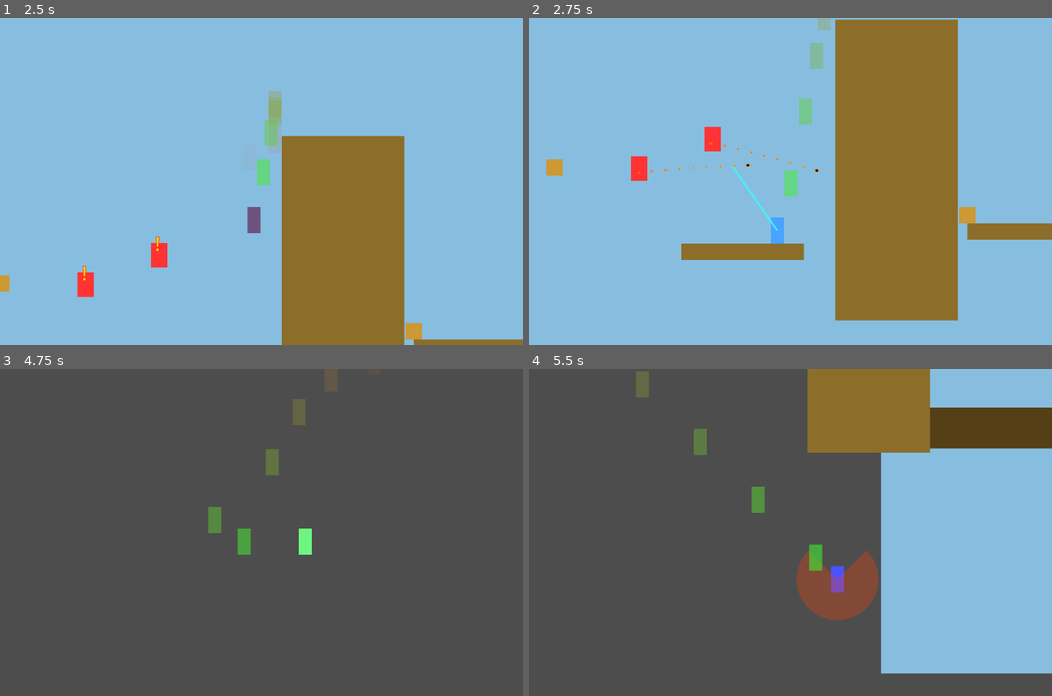
Above: before the commit, frames 1-4 (two rows, left to right).
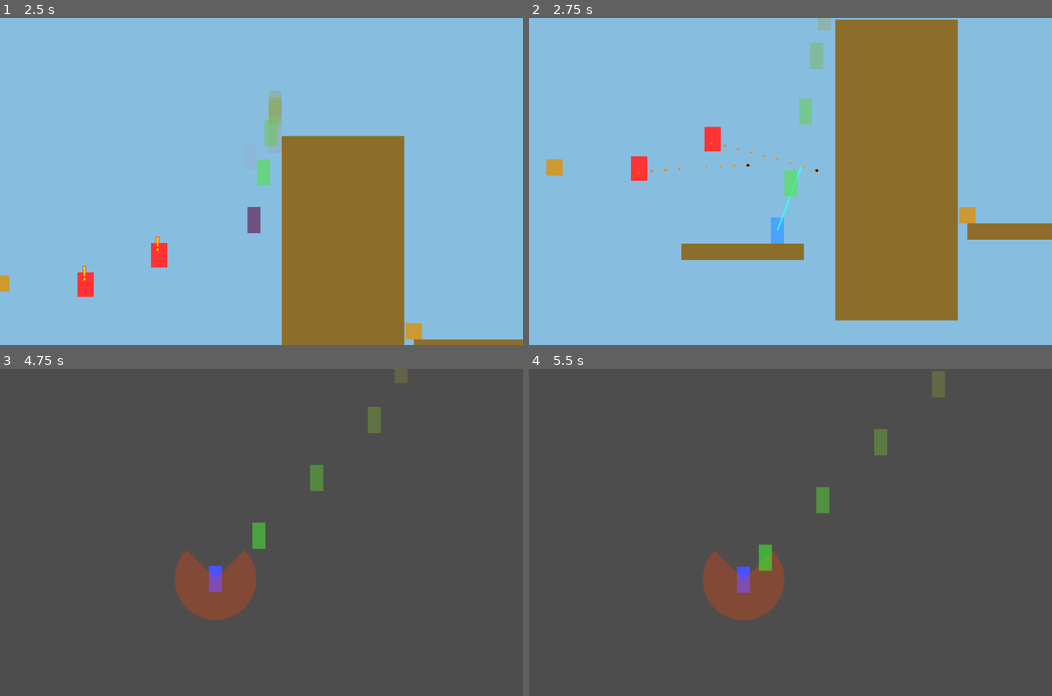
Above: after the commit, the same moments.

Repository: WenyeZhou51/MinuteMark
Game: Godot game, scene res://level.tscn
Two runs of this game, one before a commit and one after it. Both use one fixed random seed, a clock stepped at 60 frames per second and the inputs below.
Inputs:
- Up to frame 1 (2.5 s): hold K (jump) 0.53-1.28 s; hold W (move_up) 0.53-2.03 s; tap Shift (run) at 0.6, 1.55 s; tap K (jump) at 1.35, 1.52, 1.82 s; hold A (move_left) from 2.03 s (still down); hold K (jump) from 2.03 s (still down); tap J (melee_attack) at 2.1 s
- Up to frame 2 (2.75 s): keep holding A (move_left); keep holding K (jump)
- Up to frame 3 (4.75 s): release K (jump) at 2.78 s; tap Shift (run) at 2.85, 3.6, 4.55 s; tap K (jump) at 3.02, 3.32, 4.35, 4.52 s; release A (move_left) at 3.53 s; hold S (move_down) 3.53-4.28 s; hold K (jump) 3.53-4.28 s; hold D (move_right) from 4.28 s (still down)
- Up to frame 4 (5.5 s): tap K (jump) at 4.82 s; release D (move_right) at 5.03 s; hold W (move_up) from 5.03 s (still down); hold K (jump) from 5.03 s (still down); tap J (melee_attack) at 5.1 s

Frame 1 is identical in both runs. In frame 2, 0.1% of the frame differs, in the area x 38-53%, y 45-66%; in frame 3, 3.8%; in frame 4, 40%, in the area x 20-100%, y 0-94%.

Commit message:
saving before adding shaders

Diff:
--- a/level.tscn
+++ b/level.tscn
@@ -75,6 +75,8 @@
 attack_cooldown = 0.1
 parry_detection_range = 200.0
 bullet_hit_grace_period = 0.2
+parry_time_scale = 0.1
+parry_time_duration = 0.05
 kick_object_detection_range = 150.0
 kick_object_cone_angle = 120.0
 dive_speed = 1500.0
--- a/player.gd
+++ b/player.gd
@@ -120,6 +120,9 @@
 @export var parry_detection_range: float = 100.0  ## Range to detect bullets for parrying
 @export var parry_angle_cone: float = 120.0  ## Cone angle in front of player for bullet detection (degrees)
 @export var bullet_hit_grace_period: float = 0.1  ## Time window to press kick after being hit by bullet to parry instead of taking hitstun (seconds)
+@export var parry_time_scale: float = 0.2  ## Time scale during parry (0.2 = 80% slower, 1.0 = normal speed)
+@export var parry_time_duration: float = 0.3  ## Duration of time slowdown effect during parry (seconds in real time)
+@export var parry_vertical_boost: float = 300.0  ## Upward velocity boost given to player on successful parry
 
 # KICK OBJECT CONFIGURATION
 @export_group("Kick Object")
@@ -194,6 +197,8 @@
 var bullet_grace_period_active: bool = false  # Is bullet hit grace period currently active
 var bullet_grace_period_timer: float = 0.0  # Time remaining in bullet grace period
 var bullet_that_hit: Node2D = null  # Bullet that triggered grace period
+var parry_time_slowdown_active: bool = false  # Is time slowdown effect active from parry
+var parry_time_slowdown_timer: float = 0.0  # Time remaining for time slowdown effect (real time)
 
 # Dash state variables
 var is_ground_sliding: bool = false  # Is player currently ground sliding
@@ -208,6 +213,7 @@
 var is_slide_jump_available: bool = false  # Can player perform empowered jump from slide
 var is_invulnerable: bool = false  # Is player currently invulnerable (during dashes)
 var run_input_just_pressed: bool = false  # Track if run input was just pressed this frame
+var air_dash_available: bool = true  # Is air dash available (resets on ground/wall/kick parry/dive)
 
 # Dive state variables
 var is_diving: bool = false  # Is player currently diving
@@ -239,6 +245,9 @@
 
 
 func _ready() -> void:
+	# Ensure time scale is normal on start
+	Engine.time_scale = 1.0
+
 	# Configure timers
 	coyote_timer.wait_time = coyote_time
 	jump_buffer_timer.wait_time = jump_buffer_time
@@ -264,6 +273,11 @@
 
 	# Connect to enemy signals
 	_connect_to_enemies()
+
+
+func _exit_tree() -> void:
+	"""Ensure time scale is reset when player is removed from scene."""
+	Engine.time_scale = 1.0
 
 
 func _connect_to_enemies() -> void:
@@ -385,8 +399,8 @@
 		if is_on_floor() and ground_slide_cooldown_timer <= 0:
 			# Ground slide
 			_start_ground_slide(input_vector.x)
-		elif not is_on_floor() and air_dash_cooldown_timer <= 0:
-			# Air dash
+		elif not is_on_floor() and air_dash_cooldown_timer <= 0 and air_dash_available:
+			# Air dash (only if available)
 			_start_air_dash(input_vector.x)
 
 	# Update run state based on speed (sprint state when speed exceeds threshold)
@@ -473,6 +487,14 @@
 				# Cancel hitstun, perform parry instead!
 				_cancel_bullet_grace_period_with_parry()
 
+	# Update parry time slowdown timer (uses unscaled delta for real-time countdown)
+	if parry_time_slowdown_active:
+		var real_delta = delta / Engine.time_scale  # Get real time delta
+		parry_time_slowdown_timer -= real_delta
+		if parry_time_slowdown_timer <= 0:
+			# Restore normal time
+			_restore_normal_time()
+
 	# 2. Handle Ground State Changes
 	_update_ground_state()
 
@@ -671,6 +693,9 @@
 	# Reset ledge climb cooldown on landing (allows fresh ledge climb attempts)
 	ledge_climb_cooldown_timer = 0.0
 
+	# Reset air dash availability on landing
+	air_dash_available = true
+
 	# End wall run if landing
 	if is_wall_running:
 		_end_wall_run()
@@ -754,16 +779,18 @@
 	if left_hit_any:
 		is_on_wall = true
 		wall_normal = Vector2.RIGHT  # Wall is on left, so push right
-		# Reset air dash cooldown when touching wall
+		# Reset air dash cooldown and availability when touching wall
 		air_dash_cooldown_timer = 0.0
+		air_dash_available = true
 		# Player is wall sliding if moving down and pressing toward wall
 		if velocity.y > 0 and input_direction < 0:
 			is_wall_sliding = true
 	elif right_hit_any:
 		is_on_wall = true
 		wall_normal = Vector2.LEFT  # Wall is on right, so push left
-		# Reset air dash cooldown when touching wall
+		# Reset air dash cooldown and availability when touching wall
 		air_dash_cooldown_timer = 0.0
+		air_dash_available = true
 		# Player is wall sliding if moving down and pressing toward wall
 		if velocity.y > 0 and input_direction > 0:
 			is_wall_sliding = true
@@ -1462,6 +1489,9 @@
 	if not closest_enemy:
 		return
 
+	# Reset air dash availability (kick attack counts as a reset)
+	air_dash_available = true
+
 	# Set up attack state
 	is_attacking = true
 	attack_timer = 0.0
@@ -1618,6 +1648,9 @@
 	grace_period_active = false
 	grace_period_timer = 0.0
 
+	# Reset air dash availability (kick parry counts as a reset)
+	air_dash_available = true
+
 	# Temporarily add the enemy to nearby_enemies if it's not already there
 	var enemy = grace_period_colliding_enemy
 	grace_period_colliding_enemy = null
@@ -1813,6 +1846,7 @@
 	is_air_dashing = true
 	air_dash_timer = 0.0
 	air_dash_cooldown_timer = air_dash_cooldown
+	air_dash_available = false  # Consume air dash (will reset on ground/wall/kick parry/dive)
 	is_invulnerable = true  # Player is invulnerable during air dash
 
 	# Set velocity to air dash speed (horizontal only)
@@ -2015,6 +2049,9 @@
 		var downward_direction = Vector2.DOWN
 		enemy.kick(downward_direction, dive_attack_knockback_speed)
 
+	# Reset air dash availability (dive attack counts as a reset)
+	air_dash_available = true
+
 	# End dive state
 	is_diving = false
 	dive_pre_landing_horizontal_speed = 0.0
@@ -2185,28 +2222,16 @@
 	# Get all enemy projectiles
 	var bullets = get_tree().get_nodes_in_group("enemy_projectiles")
 
-	# Calculate facing direction vector
-	var facing_vec = Vector2(facing_direction, 0)
-
 	for bullet in bullets:
 		if bullet and is_instance_valid(bullet) and bullet.has_method("parry"):
 			# Check if bullet can be parried
 			if "can_be_parried" in bullet and not bullet.can_be_parried:
 				continue
 
-			# Check distance
+			# Check distance (omnidirectional - no angle restriction)
 			var distance = global_position.distance_to(bullet.global_position)
 			if distance <= parry_detection_range:
-				# Check if bullet is in front of player (within cone angle)
-				var direction_to_bullet = (bullet.global_position - global_position).normalized()
-				var dot_product = facing_vec.dot(direction_to_bullet)
-
-				# Check cone angle - dot product > cos(angle/2) means within cone
-				var half_cone_angle = deg_to_rad(parry_angle_cone / 2.0)
-				var cone_threshold = cos(half_cone_angle)
-
-				if dot_product > cone_threshold:
-					nearby_bullets.append(bullet)
+				nearby_bullets.append(bullet)
 
 func _update_bullet_parry_indicator() -> void:
 	"""Update visual indicator for parryable bullet."""
@@ -2255,13 +2280,38 @@
 	# Call bullet's parry method
 	bullet.parry(parry_direction)
 
+	# Apply vertical boost to player
+	velocity.y = -parry_vertical_boost
+	is_jumping = true  # Set jumping state so player has air control
+
+	# Activate time slowdown effect
+	_start_parry_time_slowdown()
+
 	# Set cooldown
 	attack_cooldown_timer = attack_cooldown
 
 	# Visual feedback - brief flash
 	modulate = Color(0.3, 1.5, 1.5)  # Cyan flash
-	await get_tree().create_timer(0.1).timeout
+	await get_tree().create_timer(0.1, true, false, true).timeout  # Use process_always flag for time scale
 	if not is_stunned:  # Only reset if not in another state
 		modulate = Color.WHITE
 
-	print("[BULLET PARRY] Parried bullet! Redirecting towards enemy")
+	print("[BULLET PARRY] Parried bullet! Time slowed, vertical boost applied!")
+
+
+func _start_parry_time_slowdown() -> void:
+	"""Start the time slowdown effect after a successful parry."""
+	parry_time_slowdown_active = true
+	parry_time_slowdown_timer = parry_time_duration
+	Engine.time_scale = parry_time_scale
+
+	print("[PARRY TIME] Time slowed to ", parry_time_scale * 100, "% for ", parry_time_duration, " seconds!")
+
+
+func _restore_normal_time() -> void:
+	"""Restore normal time scale after parry slowdown ends."""
+	parry_time_slowdown_active = false
+	parry_time_slowdown_timer = 0.0
+	Engine.time_scale = 1.0
+
+	print("[PARRY TIME] Time restored to normal!")
Not shown: 1 places in level.tscn that only renumber resources
Not shown, added: PARRY_TIME_SLOWDOWN_README.md
